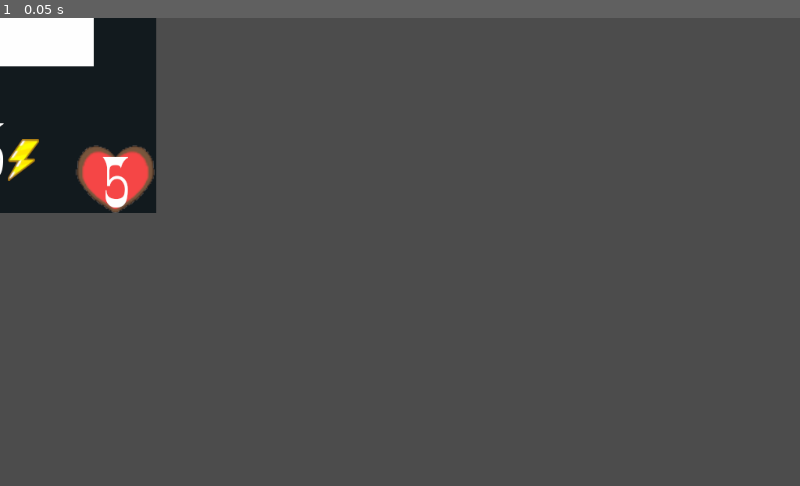
Above: before the commit, frame 1.
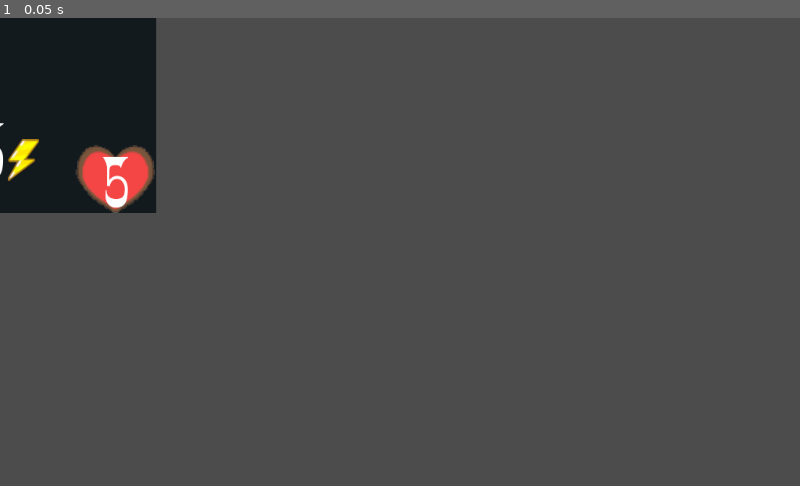
Above: after the commit, the same moment.

Repository: tpgame-spbstu/Tabletop-roguelike
Game: Godot game, scene res://Modification/card_2d.tscn
Two runs of this game, one before a commit and one after it. Both use one fixed random seed, a clock stepped at 60 frames per second and the inputs below. This scene is started directly instead of the project's main scene.
Inputs:
- Up to frame 1 (0.05 s): no input

The runs differ from the first frame. In frame 1, 1.2% of the frame differs, in the area x 0-12%, y 0-11%.

Commit message:
Добавил изображения карт, работа с ассетами #106
Добавил отображение картинки карты, добавил звук-заглушку, сделал разные изображения символов

Diff:
--- a/Card/card_config.gd
+++ b/Card/card_config.gd
@@ -3,6 +3,7 @@
 # CardConfig class - class for storing card configuration
 
 var card_name : String
+var card_texture
 var play_cost : Cost
 var common_symbols : Array
 var mod_symbols : Array
@@ -11,9 +12,10 @@
 var power : int
 
 
-func _init(card_name, play_cost, common_symbols, mod_symbols, effect_symbols, power, health):
+func _init(card_name, card_texture, play_cost, common_symbols, mod_symbols, effect_symbols, power, health):
 	self.card_name = card_name
 	self.play_cost = play_cost
+	self.card_texture = card_texture
 
 	for symbol in common_symbols:
 		self.common_symbols.append(symbol.get_copy())
@@ -26,7 +28,7 @@
 
 
 func get_copy():
-	return get_script().new(card_name, play_cost, common_symbols, mod_symbols, effect_symbols, power, health)
+	return get_script().new(card_name, card_texture, play_cost, common_symbols, mod_symbols, effect_symbols, power, health)
 
 
 func initialize_symbols(card):
--- a/Card/card_visuals.gd
+++ b/Card/card_visuals.gd
@@ -44,6 +44,8 @@
 
 func update():
 	card_name_label.text = card_config.card_name
+	var card_texture  = load(card_config.card_texture)
+	image.texture = card_texture
 	if card_config.play_cost != null:
 		cost_label.text = String(card_config.play_cost.energy)
 	else:
--- a/Card/card_visuals_2d.tscn
+++ b/Card/card_visuals_2d.tscn
@@ -12,11 +12,6 @@
 
 [sub_resource type="Theme" id=2]
 default_font = SubResource( 11 )
-
-[sub_resource type="ShaderMaterial" id=13]
-
-[sub_resource type="CubeMesh" id=5]
-material = SubResource( 13 )
 
 [sub_resource type="DynamicFont" id=17]
 size = 100
@@ -59,10 +54,8 @@
 "_edit_use_anchors_": false
 }
 
-[node name="Image" type="MeshInstance2D" parent="."]
-position = Vector2( 206, 210 )
-scale = Vector2( 114.375, 102.375 )
-mesh = SubResource( 5 )
+[node name="Image" type="Sprite" parent="."]
+position = Vector2( 193, 195 )
 
 [node name="Cost" type="Control" parent="."]
 margin_left = 172.0
--- a/Card/unit_visuals.gd
+++ b/Card/unit_visuals.gd
@@ -43,6 +43,8 @@
 
 func update():
 	card_name_label.text = card_config.card_name
+	var card_texture  = load(card_config.card_texture)
+	image.texture = card_texture
 	health_label.text = String(card_config.health)
 	attack_label.text = String(card_config.power)
 	for prev_symbol in symbols.get_children():
--- a/Card/unit_visuals_2d.tscn
+++ b/Card/unit_visuals_2d.tscn
@@ -72,7 +72,7 @@
 }
 
 [node name="Image" type="Sprite" parent="."]
-position = Vector2( 199, 130.5 )
+position = Vector2( 197, 142 )
 
 [node name="Health" type="Control" parent="."]
 margin_left = 341.0
--- a/Fight/Human Player/deck.gd
+++ b/Fight/Human Player/deck.gd
@@ -10,7 +10,7 @@
 var fight_state
 
 var dummy_count = 7
-var dummy_card_config := preload("res://Card/card_config.gd").new("Чучело", Cost.new(0, 0, 0), [], [], [], 0, 1)
+var dummy_card_config := preload("res://Card/card_config.gd").new("Чучело", "res://Card/Textures/Insects Roach.png", Cost.new(0, 0, 0), [], [], [], 0, 1)
 
 func initialize(fight_global_signals, fight_state, deck_config, shuffle_seed, owner_number):
 	self.fight_global_signals = fight_global_signals
--- a/Symbols/symbol_manager.gd
+++ b/Symbols/symbol_manager.gd
@@ -24,11 +24,11 @@
 
 func _ready():
 	var fast_symbol = Symbol.new("fast", "res://Symbols/Textures/speed.tres", "Передвижение дешевле на 1 энергию.", true, true)
-	var slow_symbol = Symbol.new("slow", "res://Symbols/Textures/speed.tres", "Передвижение дороже на 1 энергию.", true, true)
-	var range_symbol = Symbol.new("range", "res://Symbols/Textures/speed.tres", "Атака на одну клетку дальше.", true, true)
-	var counterattack_symbol = Symbol.new("counterattack", "res://Symbols/Textures/speed.tres", "Если карта выживает после получения урона, то проводит контратаку.", true, true)
-	var weakening_symbol = Weakening.new("weakening", "res://Symbols/Textures/speed.tres", "Атака юнита напротив ослаблена на 1.", true, true)
-	var weakening_effect_symbol = WeakeningEffect.new("weakening effect", "res://Symbols/Textures/speed.tres", "Атака ослаблена на 1.", true, true)
+	var slow_symbol = Symbol.new("slow", "res://Symbols/Textures/Icon46.png", "Передвижение дороже на 1 энергию.", true, true)
+	var range_symbol = Symbol.new("range", "res://Symbols/Textures/Icon42.png", "Атака на одну клетку дальше.", true, true)
+	var counterattack_symbol = Symbol.new("counterattack", "res://Symbols/Textures/Icon14.png", "Если карта выживает после получения урона, то проводит контратаку.", true, true)
+	var weakening_symbol = Weakening.new("weakening", "res://Symbols/Textures/Icon48.png", "Атака юнита напротив ослаблена на 1.", true, true)
+	var weakening_effect_symbol = WeakeningEffect.new("weakening effect", "res://Symbols/Textures/Icon41.png", "Атака ослаблена на 1.", true, true)
 	list_symbol(fast_symbol)
 	list_symbol(slow_symbol)
 	list_symbol(range_symbol)
--- a/game_load_manager.gd
+++ b/game_load_manager.gd
@@ -10,26 +10,26 @@
 	var CardConfig := load("res://Card/card_config.gd")
 
 	var card_queue1 = []
-	card_queue1.append(CardQueueItem.new(CardConfig.new("Враг обычный", null, [], [], [], 1, 1), 1, 0))
-	card_queue1.append(CardQueueItem.new(CardConfig.new("Враг обычный", null, [], [], [], 1, 1), 1, 1))
-	card_queue1.append(CardQueueItem.new(CardConfig.new("Враг обычный", null, [], [], [], 1, 1), 1, 2))
-	card_queue1.append(CardQueueItem.new(CardConfig.new("Враг обычный", null, [], [], [], 1, 1), 1, 3))
+	card_queue1.append(CardQueueItem.new(CardConfig.new("Враг обычный", "res://Card/Textures/Insects Roach.png", null, [], [], [], 1, 1), 1, 0))
+	card_queue1.append(CardQueueItem.new(CardConfig.new("Враг обычный", "res://Card/Textures/Insects Roach.png", null, [], [], [], 1, 1), 1, 1))
+	card_queue1.append(CardQueueItem.new(CardConfig.new("Враг обычный", "res://Card/Textures/Insects Roach.png", null, [], [], [], 1, 1), 1, 2))
+	card_queue1.append(CardQueueItem.new(CardConfig.new("Враг обычный", "res://Card/Textures/Insects Roach.png", null, [], [], [], 1, 1), 1, 3))
 
 	var card_queue2 = []
-	card_queue2.append(CardQueueItem.new(CardConfig.new("Враг обычный", null, [], [], [], 1, 1), 1, 0))
-	card_queue2.append(CardQueueItem.new(CardConfig.new("Враг обычный", null, [], [], [], 1, 1), 1, 2))
-	card_queue2.append(CardQueueItem.new(CardConfig.new("Враг обычный", null, [], [], [], 1, 1), 2, 1))
-	card_queue2.append(CardQueueItem.new(CardConfig.new("Враг обычный", null, [], [], [], 1, 1), 2, 3))
+	card_queue2.append(CardQueueItem.new(CardConfig.new("Враг обычный", "res://Card/Textures/Insects Roach.png", null, [], [], [], 1, 1), 1, 0))
+	card_queue2.append(CardQueueItem.new(CardConfig.new("Враг обычный", "res://Card/Textures/Insects Roach.png", null, [], [], [], 1, 1), 1, 2))
+	card_queue2.append(CardQueueItem.new(CardConfig.new("Враг обычный", "res://Card/Textures/Insects Roach.png", null, [], [], [], 1, 1), 2, 1))
+	card_queue2.append(CardQueueItem.new(CardConfig.new("Враг обычный", "res://Card/Textures/Insects Roach.png", null, [], [], [], 1, 1), 2, 3))
 
 	var card_queue3 = []
-	card_queue3.append(CardQueueItem.new(CardConfig.new("Враг обычный", null, [], [], [], 1, 1), 1, 0))
-	card_queue3.append(CardQueueItem.new(CardConfig.new("Враг обычный", null, [], [], [], 1, 1), 1, 2))
-	card_queue3.append(CardQueueItem.new(CardConfig.new("Враг обычный", null, [], [], [], 1, 1), 2, 3))
-	card_queue3.append(CardQueueItem.new(CardConfig.new("Враг обычный", null, [], [], [], 1, 1), 2, 1))
-	card_queue3.append(CardQueueItem.new(CardConfig.new("Враг обычный", null, [], [], [], 1, 1), 3, 0))
-	card_queue3.append(CardQueueItem.new(CardConfig.new("Враг обычный", null, [], [], [], 1, 1), 3, 2))
-	card_queue3.append(CardQueueItem.new(CardConfig.new("Враг обычный", null, [], [], [], 1, 1), 4, 1))
-	card_queue3.append(CardQueueItem.new(CardConfig.new("Враг обычный", null, [], [], [], 1, 1), 4, 3))
+	card_queue3.append(CardQueueItem.new(CardConfig.new("Враг обычный", "res://Card/Textures/Insects Roach.png", null, [], [], [], 1, 1), 1, 0))
+	card_queue3.append(CardQueueItem.new(CardConfig.new("Враг обычный", "res://Card/Textures/Insects Roach.png", null, [], [], [], 1, 1), 1, 2))
+	card_queue3.append(CardQueueItem.new(CardConfig.new("Враг обычный", "res://Card/Textures/Insects Roach.png", null, [], [], [], 1, 1), 2, 3))
+	card_queue3.append(CardQueueItem.new(CardConfig.new("Враг обычный", "res://Card/Textures/Insects Roach.png", null, [], [], [], 1, 1), 2, 1))
+	card_queue3.append(CardQueueItem.new(CardConfig.new("Враг обычный", "res://Card/Textures/Insects Roach.png", null, [], [], [], 1, 1), 3, 0))
+	card_queue3.append(CardQueueItem.new(CardConfig.new("Враг обычный", "res://Card/Textures/Insects Roach.png", null, [], [], [], 1, 1), 3, 2))
+	card_queue3.append(CardQueueItem.new(CardConfig.new("Враг обычный", "res://Card/Textures/Insects Roach.png", null, [], [], [], 1, 1), 4, 1))
+	card_queue3.append(CardQueueItem.new(CardConfig.new("Враг обычный", "res://Card/Textures/Insects Roach.png", null, [], [], [], 1, 1), 4, 3))
 
 	var fight_scene : String = "res://Fight/fight_location.tscn"
 	var sacrifice_scene : String = "res://Sacrifice_location/sacrifice_location.tscn"
@@ -61,22 +61,22 @@
 	var CardConfig := load("res://Card/card_config.gd")
 	var deck_config = DeckConfig.new()
 	deck_config.cards.append(CardConfig.new(
-		"Карта быстрая", Cost.new(3, 0, 0), [SymbolManager.get_symbol("fast")], [], [], 1, 2
+		"Карта быстрая", "res://Card/Textures/Insects Roach.png", Cost.new(3, 0, 0), [SymbolManager.get_symbol("fast")], [], [], 1, 2
 		))
 	deck_config.cards.append(CardConfig.new(
-		"Карта медленная", Cost.new(2, 0, 0), [SymbolManager.get_symbol("slow")], [], [], 3, 3
+		"Карта медленная", "res://Card/Textures/Insects Roach.png", Cost.new(2, 0, 0), [SymbolManager.get_symbol("slow")], [], [], 3, 3
 		))
 	deck_config.cards.append(CardConfig.new(
-		"Карта обычная", Cost.new(1, 0, 0), [], [], [], 2, 2
+		"Карта обычная", "res://Card/Textures/Insects Roach.png", Cost.new(1, 0, 0), [], [], [], 2, 2
 		))
 	deck_config.cards.append(CardConfig.new(
-		"Карта ослабляющая", Cost.new(2, 0, 0), [SymbolManager.get_symbol("weakening")], [], [], 1, 2
+		"Карта ослабляющая", "res://Card/Textures/Insects Roach.png", Cost.new(2, 0, 0), [SymbolManager.get_symbol("weakening")], [], [], 1, 2
 		))
 	deck_config.cards.append(CardConfig.new(
-		"Карта котратаки", Cost.new(3, 0, 0), [SymbolManager.get_symbol("counterattack")], [], [], 1, 3
+		"Карта котратаки", "res://Card/Textures/Insects Roach.png", Cost.new(3, 0, 0), [SymbolManager.get_symbol("counterattack")], [], [], 1, 3
 		))
 	deck_config.cards.append(CardConfig.new(
-		"Карта дальнобойная", Cost.new(3, 0, 0), [SymbolManager.get_symbol("range")], [], [], 2, 1
+		"Карта дальнобойная", "res://Card/Textures/Insects Roach.png", Cost.new(3, 0, 0), [SymbolManager.get_symbol("range")], [], [], 2, 1
 		))
 	return deck_config
 
--- a/main_menu.tscn
+++ b/main_menu.tscn
@@ -174,7 +174,6 @@
 }
 
 [node name="AudioStreamPlayer" type="AudioStreamPlayer" parent="."]
-volume_db = -12.984
 
 [connection signal="pressed" from="main/NewGame" to="." method="_on_new_game_pressed"]
 [connection signal="pressed" from="main/Continue" to="." method="_on_continue_pressed"]
Binary file added: Card/Textures/Insects Roach.png
Not shown, added: Card/Textures/Insects Roach.png.import
Not shown: 1 places in Card/card_visuals_2d.tscn that only renumber resources
Not shown, added: Sounds/Menu_Sound_V2_SoG_UP_HAPPY.wav.import
Binary file added: Symbols/Textures/Icon14.png
Not shown, added: Symbols/Textures/Icon14.png.import
Binary file added: Symbols/Textures/Icon41.png
Not shown, added: Symbols/Textures/Icon41.png.import
Binary file added: Symbols/Textures/Icon42.png
Not shown, added: Symbols/Textures/Icon42.png.import
Binary file added: Symbols/Textures/Icon46.png
Not shown, added: Symbols/Textures/Icon46.png.import
(and 3 more such lines)
